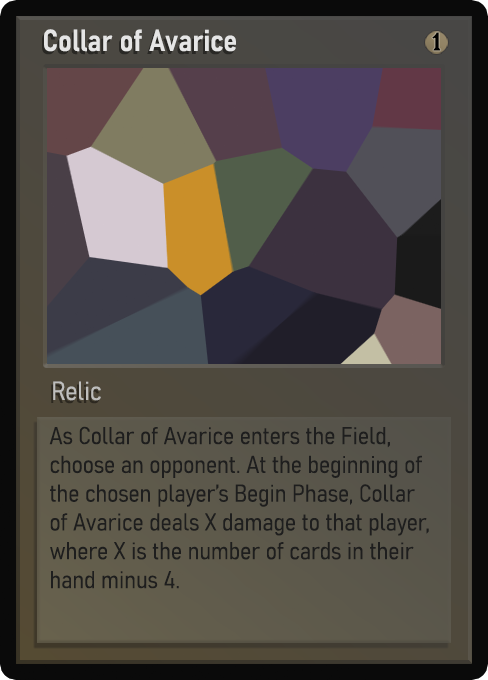
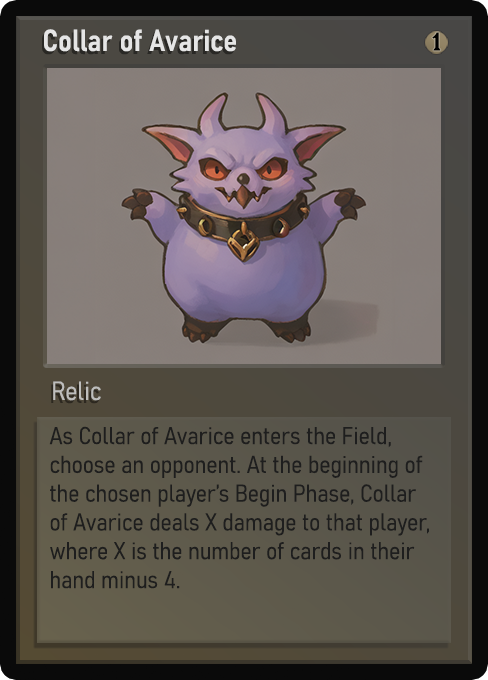
Comparing the layer stacks of the two 488 x 680 images. Changes:
painted on "Name" over [44, 30, 236, 52]
painted on "Class" over [59, 383, 101, 401]
painted on "Desc_norm" over [50, 426, 429, 589]
painted on "Artwork" over [47, 68, 441, 364]
